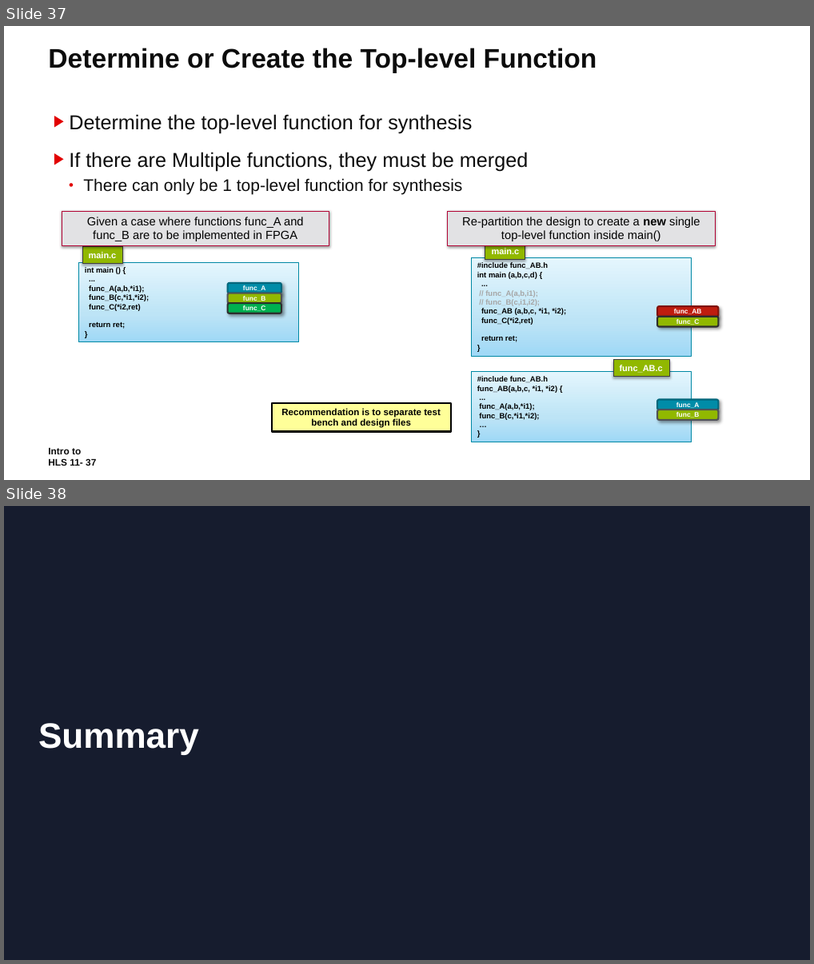
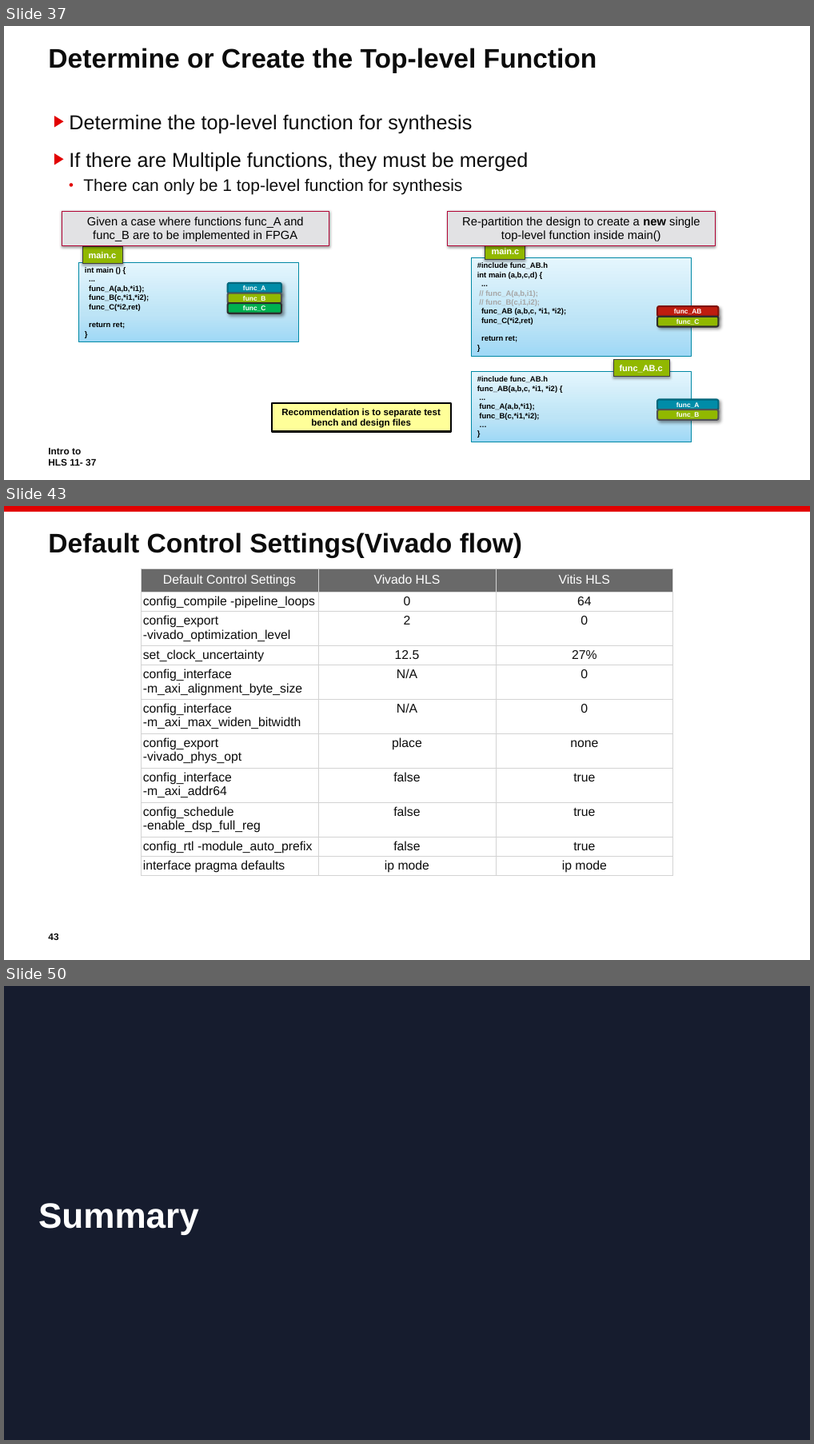
Before and after one commit to ChunxuGuo/High-Level-Synthesis-Flow-on-Zynq-using-Vitis-HLS, a slide deck: vitis_slides/11_HLS_Intro.PPTX. Shown one above the other, each under a label of ours: slides 37 and 38 before the commit, slides 37, 43 and 50 after it; the slides between them are not shown. The pictures are 814x964 and 814x1444 pixels, drawn with LibreOffice and Linux fonts; fonts in the diff are those of the drawing; background and template pictures are left out. Boxes give left, top, right and bottom in pixels: in the first picture for what was removed or moved away, otherwise in the second. Text is boxed around its words. In the diff, an @@ line names an element or a change of style, - is before the commit and + after.

```diff
--- a/vitis_slides/11_HLS_Intro.PPTX
+++ b/vitis_slides/11_HLS_Intro.PPTX
@@ slide 43 added at <box>4,506,810,960</box>, background #FFFFFF @@
@@ rectangle added at <box>4,506,810,512</box>, fill #E20000 @@
@@ title added at <box>48,532,522,558</box>, 32 pt, text #0C0C0C, bold @@
+Default Control Settings(Vivado flow)
@@ table added at <box>142,569,673,876</box>, 11 rows, 3 columns @@
+Default Control Settings | Vivado HLS | Vitis HLS
+config_compile -pipeline_loops | 0 | 64
+config_export -vivado_optimization_level | 2 | 0
+set_clock_uncertainty | 12.5 | 27%
+config_interface -m_axi_alignment_byte_size | N/A | 0
+config_interface -m_axi_max_widen_bitwidth | N/A | 0
+config_export -vivado_phys_opt | place | none
+config_interface -m_axi_addr64 | false | true
+config_schedule -enable_dsp_full_reg | false | true
+config_rtl -module_auto_prefix | false | true
+interface pragma defaults | ip mode | ip mode
@@ page number added at <box>48,932,58,940</box>, 11.3 pt, text #0C0C0C, bold @@
+43
@@ what was slide 38 is now slide 50 @@
```
Also in this commit, not shown: 11 other slides added.
